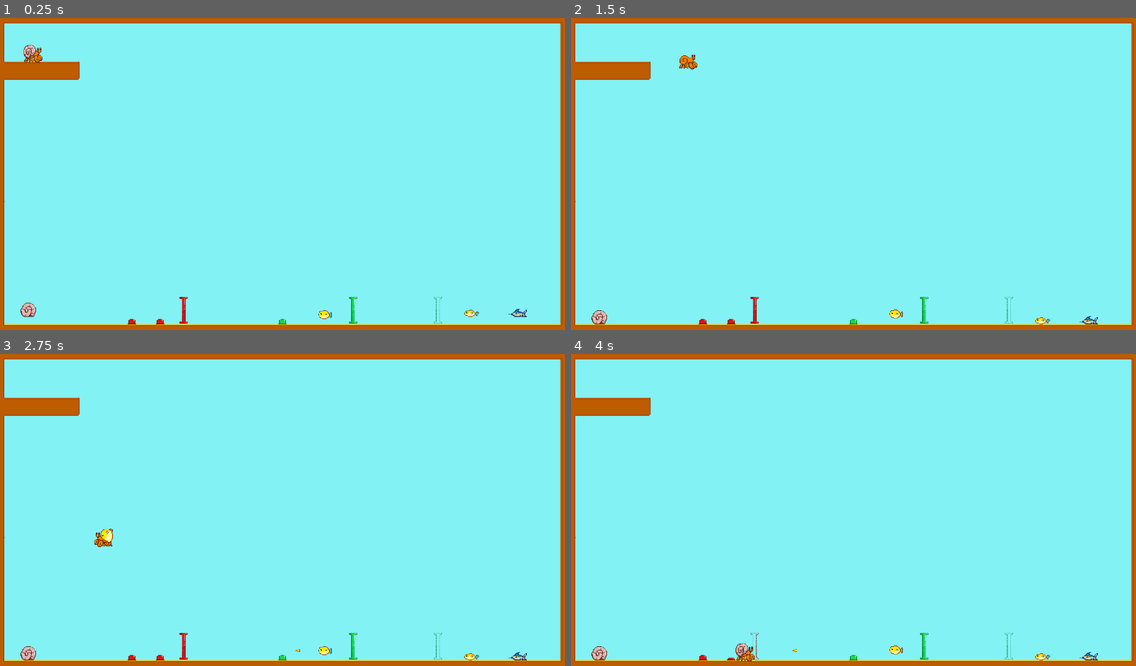
Above: before the commit, frames 1-4 (two rows, left to right).
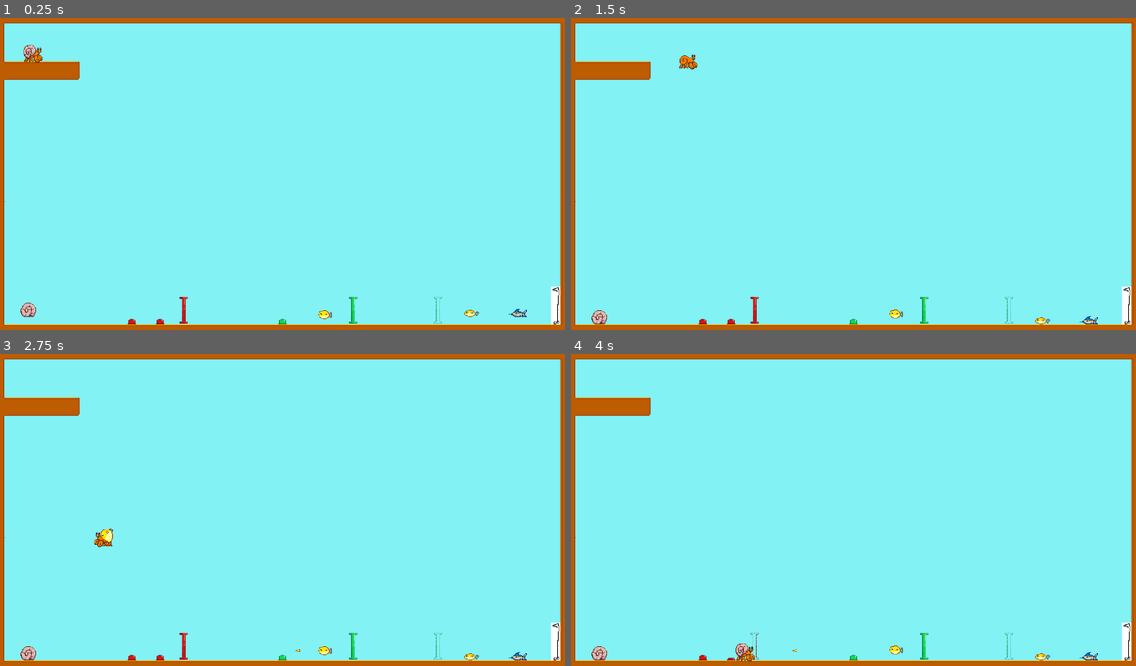
Above: after the commit, the same moments.

Repository: grenmester/from-the-dead
Game: Godot game, scene res://Scenes/Levels/Level1.tscn
Two runs of this game, one before a commit and one after it. Both use one fixed random seed, a clock stepped at 60 frames per second and the inputs below. This scene is started directly instead of the project's main scene.
Inputs (mouse positions are in pixels of both pictures, inside the frame that each line leads up to):
- Up to frame 1 (0.25 s): no input
- Up to frame 2 (1.5 s): move the mouse to (977, 158) at 0.52 s; hold U 0.53-1.28 s; hold Right (ui_right) from 0.53 s (still down); click (977, 158) at 0.67 s; tap Space (ui_select) at 0.77 s; move the mouse to (740, 189) at 1.27 s; tap I at 1.35 s
- Up to frame 3 (2.75 s): tap Space (ui_select) at 1.52 s; move the mouse to (339, 438) at 2.02 s; release Right (ui_right) at 2.03 s; hold Left (ui_left) from 2.03 s (still down); hold O from 2.03 s (still down)
- Up to frame 4 (4 s): move the mouse to (825, 572) at 2.77 s; release Left (ui_left) at 2.78 s; release O at 2.78 s; hold Right (ui_right) from 2.78 s (still down); tap P at 2.85 s; click (825, 572) at 2.92 s; tap Space (ui_select) at 3.02, 3.77 s; move the mouse to (1023, 556) at 3.52 s; hold U from 3.53 s (still down)

The runs differ from the first frame. In frame 1, 0.2% of the frame differs, in the area x 97-100%, y 86-99%; in frame 2, 0.2%; in frame 3, 0.2%; in frame 4, 0.2%.

Commit message:
feat: add finish

Diff:
--- a/Scenes/Levels/Level1.tscn
+++ b/Scenes/Levels/Level1.tscn
@@ -6,6 +6,7 @@
 [ext_resource type="PackedScene" uid="uid://ylygkknlk1hx" path="res://Scenes/Pufferfish.tscn" id="4_4d3fe"]
 [ext_resource type="PackedScene" uid="uid://ui4i05cnwa0s" path="res://Scenes/Objects/Door.tscn" id="4_kri6y"]
 [ext_resource type="PackedScene" uid="uid://catflm4xdjh7e" path="res://Scenes/Objects/Corpse.tscn" id="6_4d3fe"]
+[ext_resource type="PackedScene" uid="uid://b86fs5mnvwt2c" path="res://Scenes/Objects/Finish.tscn" id="7_3ipdw"]
 
 [node name="Level1" type="Node2D"]
 
@@ -60,3 +61,6 @@
 
 [node name="Corpse3" parent="." instance=ExtResource("6_4d3fe")]
 position = Vector2(48, 496)
+
+[node name="Finish" parent="." instance=ExtResource("7_3ipdw")]
+position = Vector2(944, 496)
--- a/Scenes/Levels/LevelTemplate.tscn
+++ b/Scenes/Levels/LevelTemplate.tscn
@@ -1,7 +1,8 @@
-[gd_scene load_steps=3 format=4 uid="uid://ol6wh52o3488"]
+[gd_scene load_steps=4 format=4 uid="uid://ol6wh52o3488"]
 
 [ext_resource type="PackedScene" uid="uid://bjq5dgve27xuw" path="res://Scenes/Player.tscn" id="1_3shet"]
 [ext_resource type="TileSet" uid="uid://ggkv3qkr6w05" path="res://Assets/Tileset.tres" id="2_2g31x"]
+[ext_resource type="PackedScene" uid="uid://b86fs5mnvwt2c" path="res://Scenes/Objects/Finish.tscn" id="3_2g31x"]
 
 [node name="LevelTemplate" type="Node2D"]
 
@@ -16,3 +17,6 @@
 position = Vector2(136, 48)
 tile_map_data = PackedByteArray("AAD3/xEABwAJAAAAAAD3/xAABwAWAAAAAAD3/w8ABwAJAAAAAAD3/w4ABwAJAAAAAAD3/w0ABwAJAAAAAAD3/w …(2896 unchanged characters)…
 tile_set = ExtResource("2_2g31x")
+
+[node name="Finish" parent="." instance=ExtResource("3_2g31x")]
+position = Vector2(944, 496)
--- /dev/null
+++ b/Scenes/Objects/Finish.tscn
@@ -0,0 +1,18 @@
+[gd_scene load_steps=4 format=3 uid="uid://b86fs5mnvwt2c"]
+
+[ext_resource type="Script" uid="uid://c1dustuir10bb" path="res://Scripts/Finish.gd" id="1_mts7w"]
+[ext_resource type="Texture2D" uid="uid://brrlw3wexs7xr" path="res://Assets/flagpole.png" id="1_tpk2k"]
+
+[sub_resource type="RectangleShape2D" id="RectangleShape2D_mts7w"]
+size = Vector2(16, 64)
+
+[node name="Finish" type="Area2D"]
+script = ExtResource("1_mts7w")
+
+[node name="Sprite2D" type="Sprite2D" parent="."]
+texture = ExtResource("1_tpk2k")
+
+[node name="CollisionShape2D" type="CollisionShape2D" parent="."]
+shape = SubResource("RectangleShape2D_mts7w")
+
+[connection signal="body_entered" from="." to="." method="_on_body_entered"]
--- /dev/null
+++ b/Scripts/Finish.gd
@@ -0,0 +1,14 @@
+extends Area2D
+
+signal win
+
+enum ShellType {
+	NORMAL,
+	NONE,
+	PUFFERFISH,
+	SWORDFISH,
+}
+
+func _on_body_entered(body: Node2D) -> void:
+	if body.name == "Player" and body.shell_type == ShellType.NORMAL:
+		emit_signal("win")
--- a/Scripts/LevelMenu.gd
+++ b/Scripts/LevelMenu.gd
@@ -23,6 +23,7 @@
 		level_instance = level_resource.instantiate()
 		level_node.add_child(level_instance)
 		level_instance.get_node('Camera2D').make_current()
+		level_instance.get_node('Finish').connect("win", unload_level)
 
 
 func _input(event):
Binary file added: Assets/flagpole.png
Not shown, added: Assets/flagpole.png.import
Not shown: 1 places in Scenes/Levels/Level1.tscn that only renumber resources
Not shown: 1 places in Scenes/Objects/Corpse.tscn that only renumber resources
Not shown, added: Scripts/Finish.gd.uid
